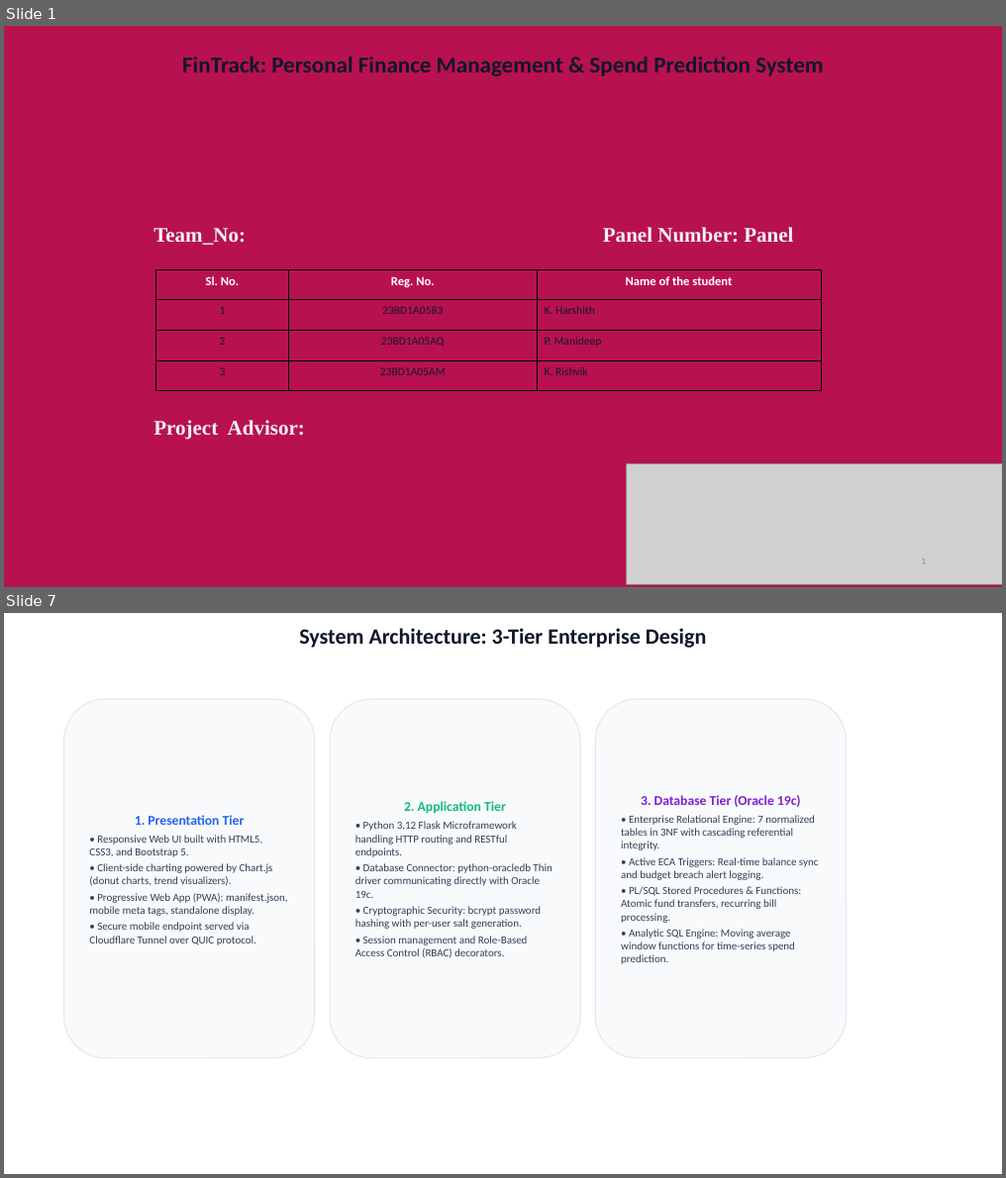
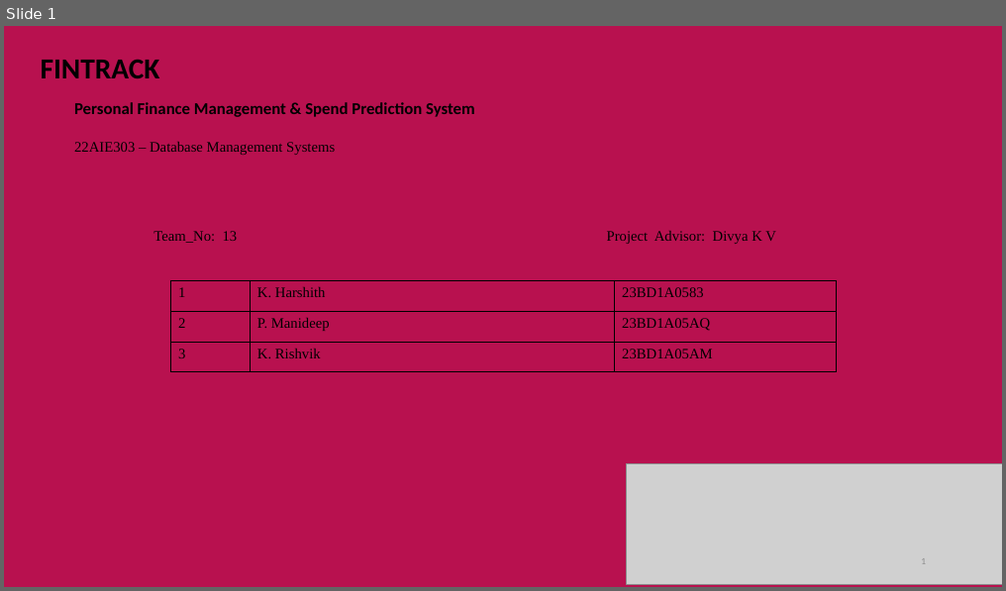
Before and after one commit to harshithchowdary999/Fintrack, a slide deck: FinTrack_Presentation.pptx. Shown one above the other, each under a label of ours: slides 1 and 7 before the commit, slide 1 after it; the slides between them are not shown. The pictures are 1006x1178 and 1006x591 pixels, drawn with LibreOffice and Linux fonts; fonts in the diff are those of the drawing; grey boxes stand for pictures; background and template pictures are left out. Boxes give left, top, right and bottom in pixels: in the first picture for what was removed or moved away, otherwise in the second. Text is boxed around its words. In the diff, an @@ line names an element or a change of style, - is before the commit and + after.

Commit message:
Update FinTrack presentation with exact Amrita DBMS 12-slide template structure and visual diagrams

```diff
--- a/FinTrack_Presentation.pptx
+++ b/FinTrack_Presentation.pptx
@@ slide 7 removed at (x1=4, y1=613, x2=1002, y2=1174), background #FFFFFF @@
@@ title removed at (x1=299, y1=628, x2=706, y2=648) @@
-System Architecture: 3-Tier Enterprise Design
@@ rounded rectangle removed at (x1=63, y1=699, x2=315, y2=1059) @@
-1. Presentation Tier
-• Responsive Web UI built with HTML5, CSS3, and Bootstrap 5.
-• Client-side charting powered by Chart.js (donut charts, trend visualizers).
-• Progressive Web App (PWA): manifest.json, mobile meta tags, standalone display.
-• Secure mobile endpoint served via Cloudflare Tunnel over QUIC protocol.
@@ rounded rectangle removed at (x1=330, y1=699, x2=580, y2=1059) @@
-2. Application Tier
-• Python 3.12 Flask Microframework handling HTTP routing and RESTful endpoints.
-• Database Connector: python-oracledb Thin driver communicating directly with Oracle 19c.
-• Cryptographic Security: bcrypt password hashing with per-user salt generation.
-• Session management and Role-Based Access Control (RBAC) decorators.
@@ rounded rectangle removed at (x1=595, y1=699, x2=846, y2=1059) @@
-3. Database Tier (Oracle 19c)
-• Enterprise Relational Engine: 7 normalized tables in 3NF with cascading referential integrity.
-• Active ECA Triggers: Real-time balance sync and budget breach alert logging.
-• PL/SQL Stored Procedures & Functions: Atomic fund transfers, recurring bill processing.
-• Analytic SQL Engine: Moving average window functions for time-series spend prediction.
@@ page number removed at (x1=14, y1=1144, x2=76, y2=1173) @@
-7
@@ slide 1 changed as well @@
@@ text added at (x1=41, y1=59, x2=160, y2=78), 28 pt, text #000000, bold @@
+FINTRACK
@@ text at (x1=74, y1=102, x2=475, y2=117): text changed; size 22 to 16 pt; text colour #0F172A to #000000 @@
-FinTrack: Personal Finance Management & Spend Prediction System
+Personal Finance Management & Spend Prediction System
@@ text added at (x1=74, y1=142, x2=335, y2=155), 14 pt, text #000000 @@
+22AIE303 – Database Management Systems
@@ text at (x1=153, y1=231, x2=776, y2=244): text changed; size 20 to 14 pt; text colour #F2F2F2 to #000000; bold off @@
-Team_No: Panel Number: Panel
-Project Advisor:
+Team_No: 13 Project Advisor: Divya K V
@@ table at (x1=171, y1=281, x2=837, y2=372) @@
-row 1: Sl. No. | Reg. No. | Name of the student
-row 2: 1 | 23BD1A0583 | K. Harshith
-row 3: 2 | 23BD1A05AQ | P. Manideep
-row 4: 3 | 23BD1A05AM | K. Rishvik
+row 1: 1 | K. Harshith | 23BD1A0583
+row 2: 2 | P. Manideep | 23BD1A05AQ
+row 3: 3 | K. Rishvik | 23BD1A05AM
@@ table resized from (x1=156, y1=271, x2=822, y2=379) to (x1=171, y1=281, x2=837, y2=372) @@
```
Also in this commit, not shown: 1 other slide changed, 10 slides added, 20 other slides removed.
